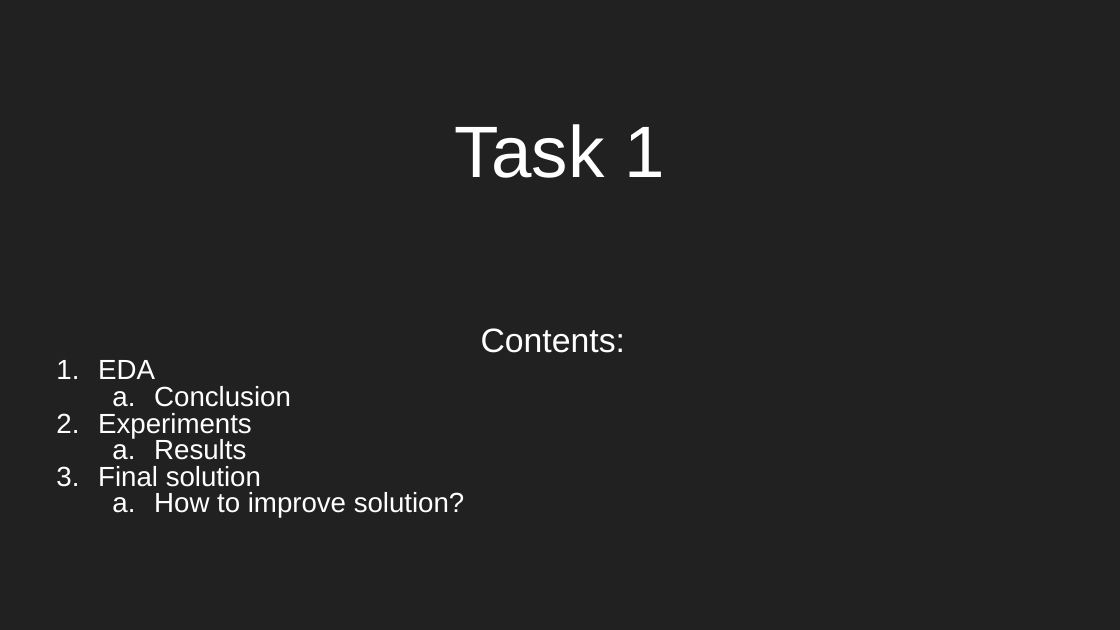
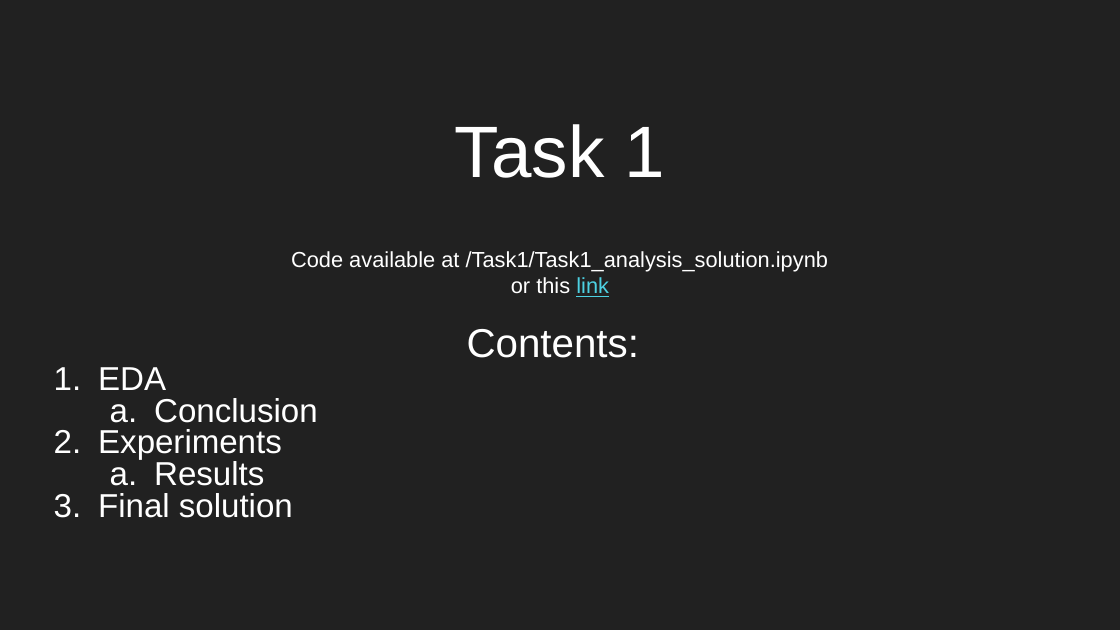
Before and after one commit to kiru883/A1_10_22, a slide deck: slide 1 of presentations/Task_1.pptx. Drawn at 1120x630 pixels with LibreOffice and Linux fonts; fonts in the diff are those of the drawing. Boxes give left, top, right and bottom in pixels: in the first picture for what was removed or moved away, otherwise in the second. Text is boxed around its words. In the diff, an @@ line names an element or a change of style, - is before the commit and + after.

```diff
--- a/presentations/Task_1.pptx
+++ b/presentations/Task_1.pptx
@@ text added at (x1=291, y1=251, x2=828, y2=297), 14 pt, text #FFFFFF @@
+Code available at /Task1/Task1_analysis_solution.ipynb or this link
@@ subtitle "Contents:" at (x1=98, y1=367, x2=317, y2=518): size 21.7 to 25.9 pt in "Contents:"; size 17.8 to 21.3 pt in "EDA", "Conclusion", "Experiments", "Results" and 1 more places; indent changed @@
@@ subtitle at (x1=154, y1=492, x2=465, y2=518): paragraph removed @@
-  a. How to improve solution?
```
Also in this commit, not shown: 1 other slide changed, 3 other files.
